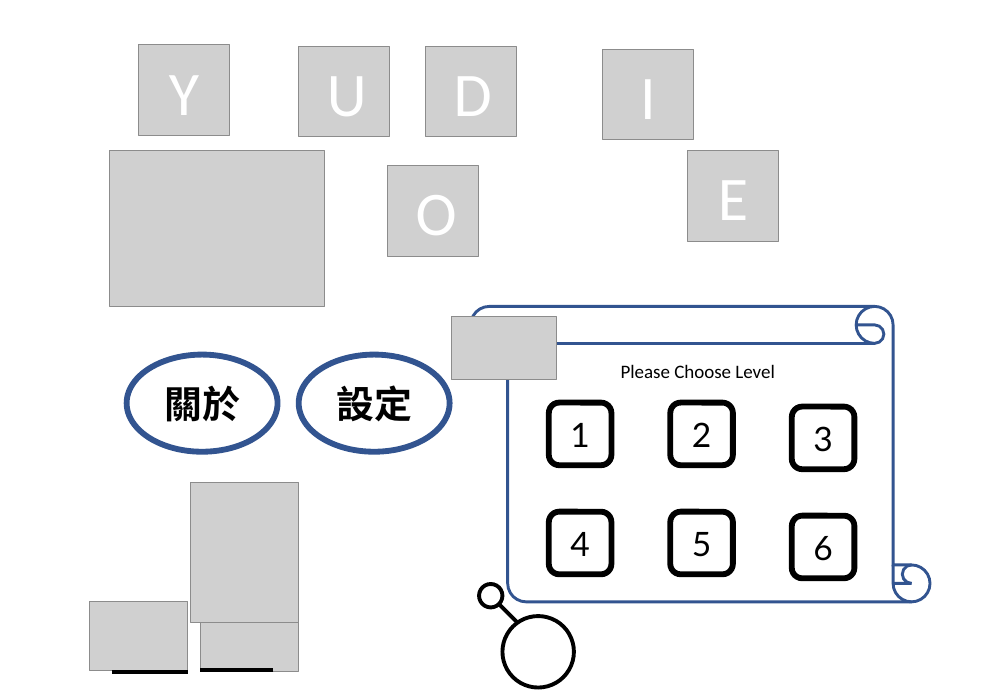
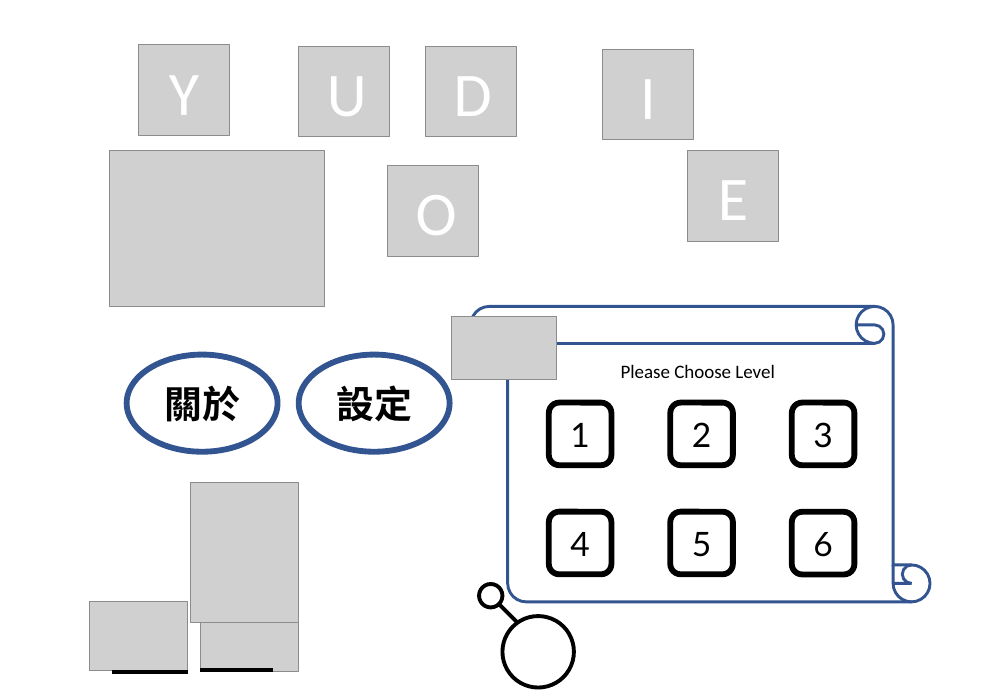
Before and after one commit to YangKelvin/SuperAdventure, a slide deck: slide 1 of images/簡報1.pptx. Drawn at 1008x698 pixels with LibreOffice and Linux fonts; fonts in the diff are those of the drawing; grey boxes stand for pictures. Boxes give left, top, right and bottom in pixels: in the first picture for what was removed or moved away, otherwise in the second. Text is boxed around its words. In the diff, an @@ line names an element or a change of style, - is before the commit and + after.

```diff
--- a/images/簡報1.pptx
+++ b/images/簡報1.pptx
@@ rounded rectangle "3": place and size @@
-rounded rectangle "3" at box(792, 407, 854, 469)
+rounded rectangle "3" at box(792, 403, 854, 465)
@@ rounded rectangle "6": place and size @@
-rounded rectangle "6" at box(792, 516, 854, 578)
+rounded rectangle "6" at box(792, 512, 854, 574)
```
Also in this commit, not shown: 1 other slide changed, 3 other files.
